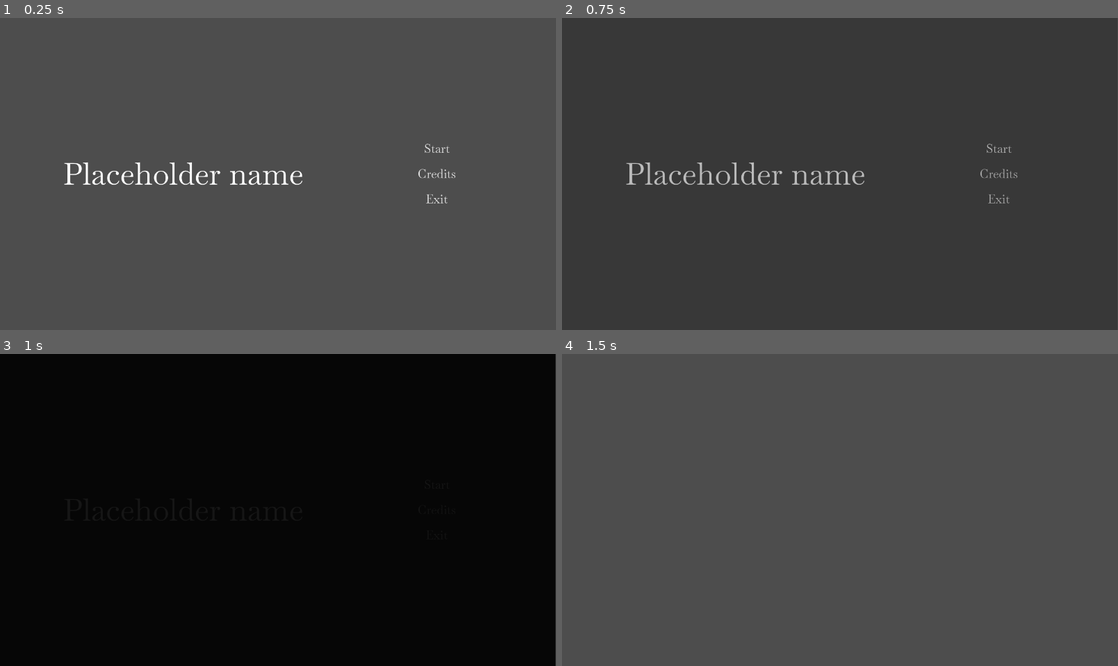
Above: before the commit, frames 1-4 (two rows, left to right).
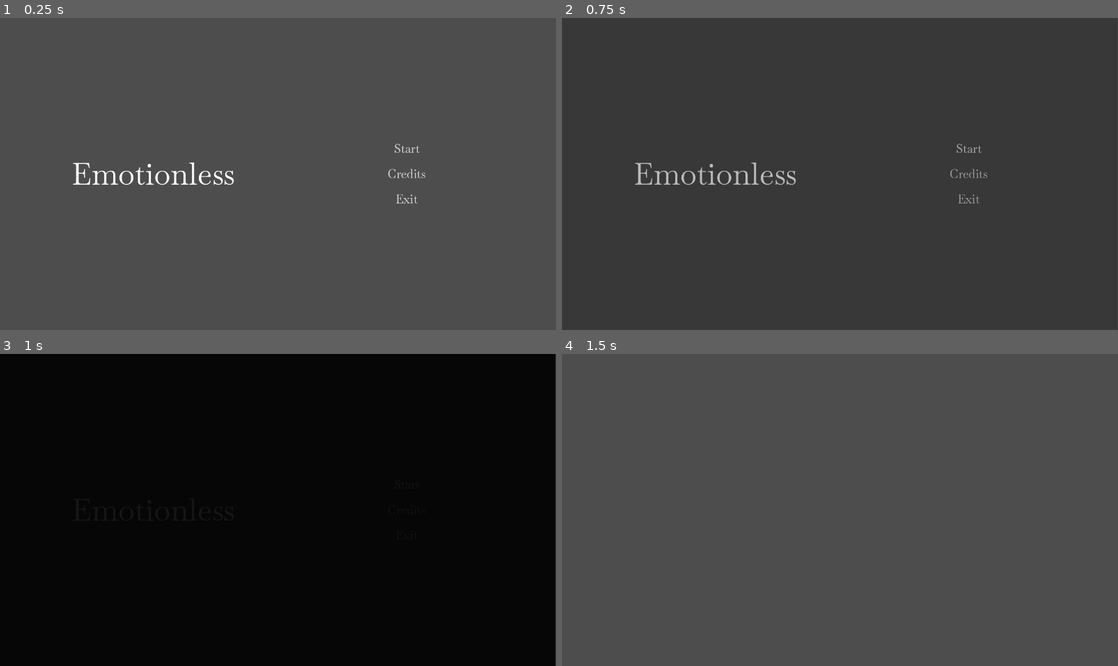
Above: after the commit, the same moments.

Repository: FloresCaetano/GGJ
Game: Godot game, scene res://core/playground/playground.tscn
The game is run twice, just before and just after one commit, with the same random seed, the same clock (stepped at 60 frames per second) and the same inputs.
Inputs (mouse positions are in pixels of both pictures, inside the frame that each line leads up to):
- Up to frame 1 (0.25 s): no input
- Up to frame 2 (0.75 s): click "Start" at 0.5 s
- Up to frame 3 (1 s): no input
- Up to frame 4 (1.5 s): tap Enter (ui_accept) at 1.25 s; move the mouse to (962, 494) at 1.27 s; press the mouse at (962, 494) at 1.28 s; hold Right (ui_right) from 1.28 s (still down)

The runs differ from the first frame. In frame 1, 1.3% of the frame differs, in the area x 11-82%, y 40-60%; in frame 2, 1.2%; in frame 3, less than 0.1%; in frame 4, nothing differs.

Commit message:
[main] Update game title

Diff:
--- a/main_screen/scenes/main_screen.tscn
+++ b/main_screen/scenes/main_screen.tscn
@@ -56,7 +56,7 @@
 size_flags_horizontal = 3
 size_flags_vertical = 1
 theme_override_fonts/font = ExtResource("2_rb0mj")
-text = "Placeholder name"
+text = "Emotionless"
 label_settings = SubResource("LabelSettings_ltw2h")
 horizontal_alignment = 1
 vertical_alignment = 1
